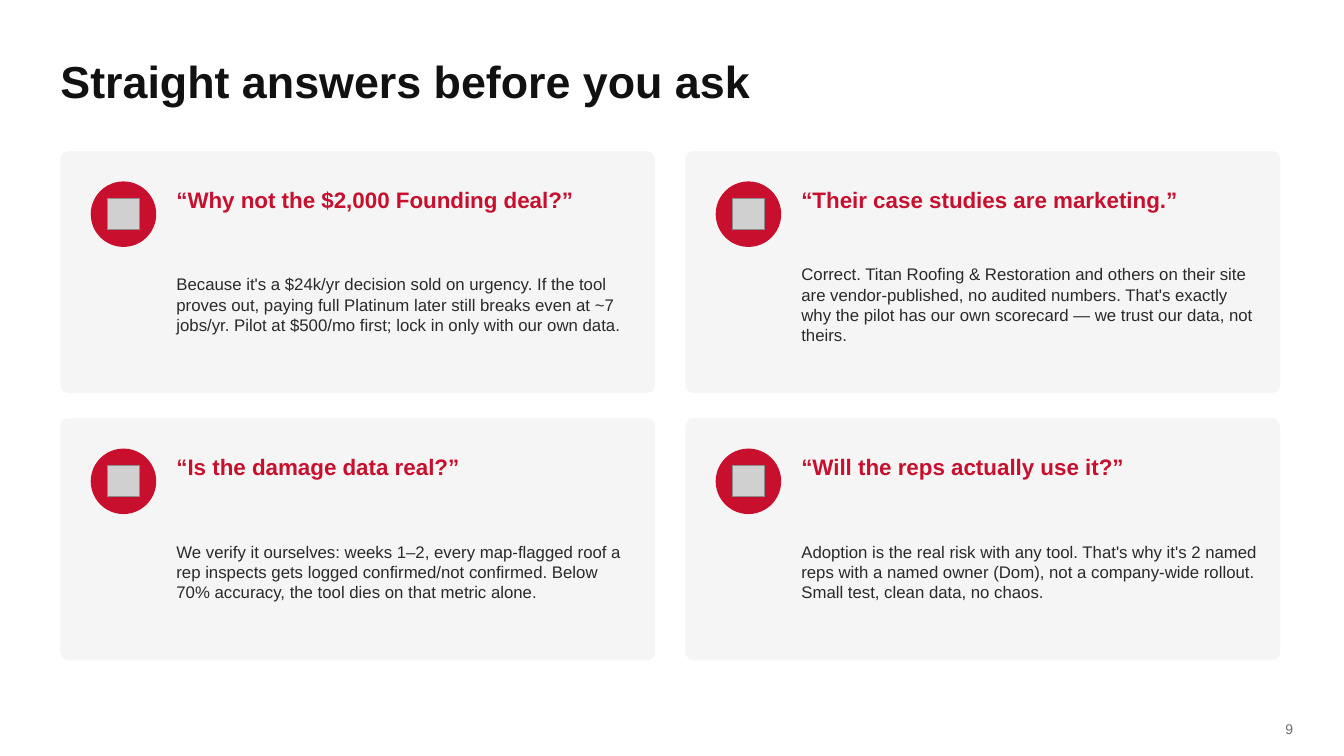
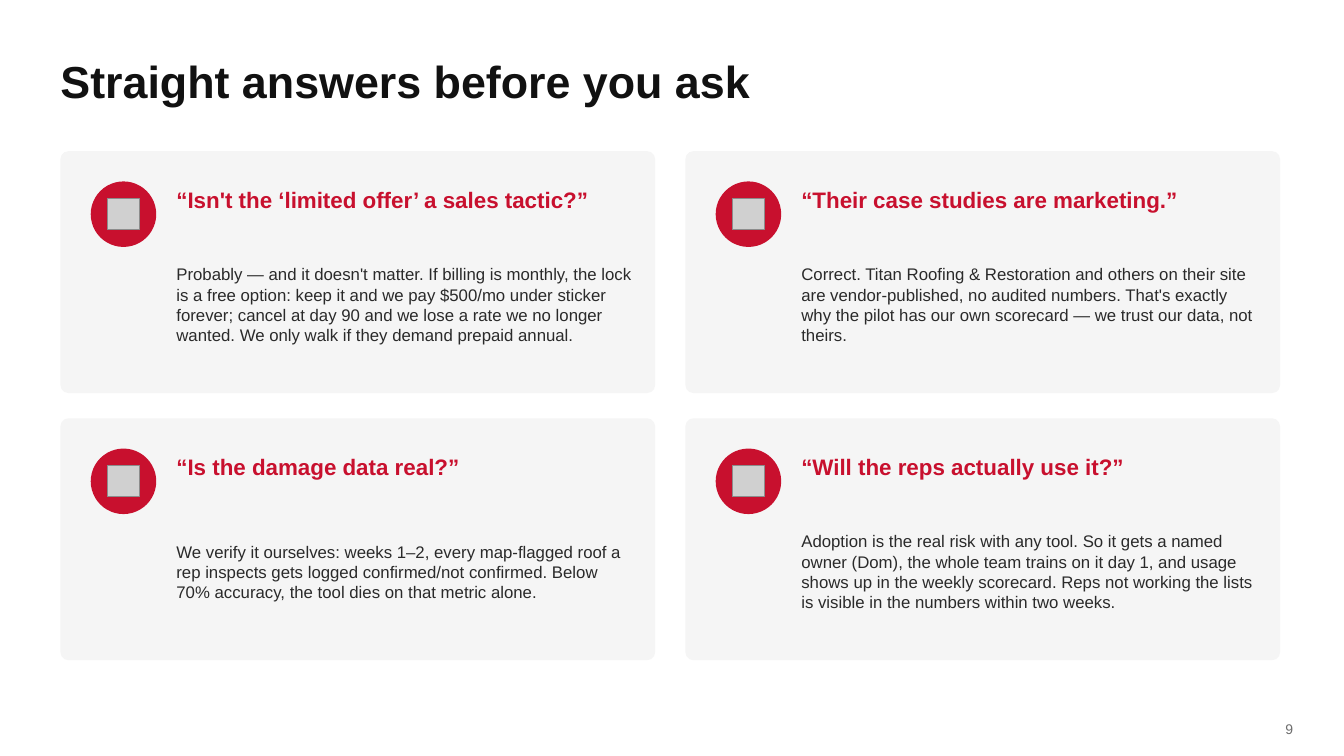
Before and after one commit to DommyD26/roofing-site-template, a slide deck: slide 9 of pitch/Storm-Scout-Pitch.pptx. Drawn at 1344x756 pixels with LibreOffice and Linux fonts; fonts in the diff are those of the drawing; grey boxes stand for pictures. Boxes give left, top, right and bottom in pixels: in the first picture for what was removed or moved away, otherwise in the second. Text is boxed around its words. In the diff, an @@ line names an element or a change of style, - is before the commit and + after.

```diff
--- a/pitch/Storm-Scout-Pitch.pptx
+++ b/pitch/Storm-Scout-Pitch.pptx
@@ text at box(176, 191, 588, 209): text changed @@
-“Why not the $2,000 Founding deal?”
+“Isn't the ‘limited offer’ a sales tactic?”
@@ text at box(176, 268, 631, 345): text changed @@
-Because it's a $24k/yr decision sold on urgency. If the tool proves out, paying full Platinum later still breaks even at ~7 jobs/yr. Pilot at $500/mo first; lock in only with our own data.
+Probably — and it doesn't matter. If billing is monthly, the lock is a free option: keep it and we pay $500/mo under sticker forever; cancel at day 90 and we lose a rate we no longer wanted. We only walk if they demand prepaid annual.
@@ text at box(801, 535, 1252, 608): text changed @@
-Adoption is the real risk with any tool. That's why it's 2 named reps with a named owner (Dom), not a company-wide rollout. Small test, clean data, no chaos.
+Adoption is the real risk with any tool. So it gets a named owner (Dom), the whole team trains on it day 1, and usage shows up in the weekly scorecard. Reps not working the lists is visible in the numbers within two weeks.
```
Also in this commit, not shown: 4 other slides changed, 1 other file.
